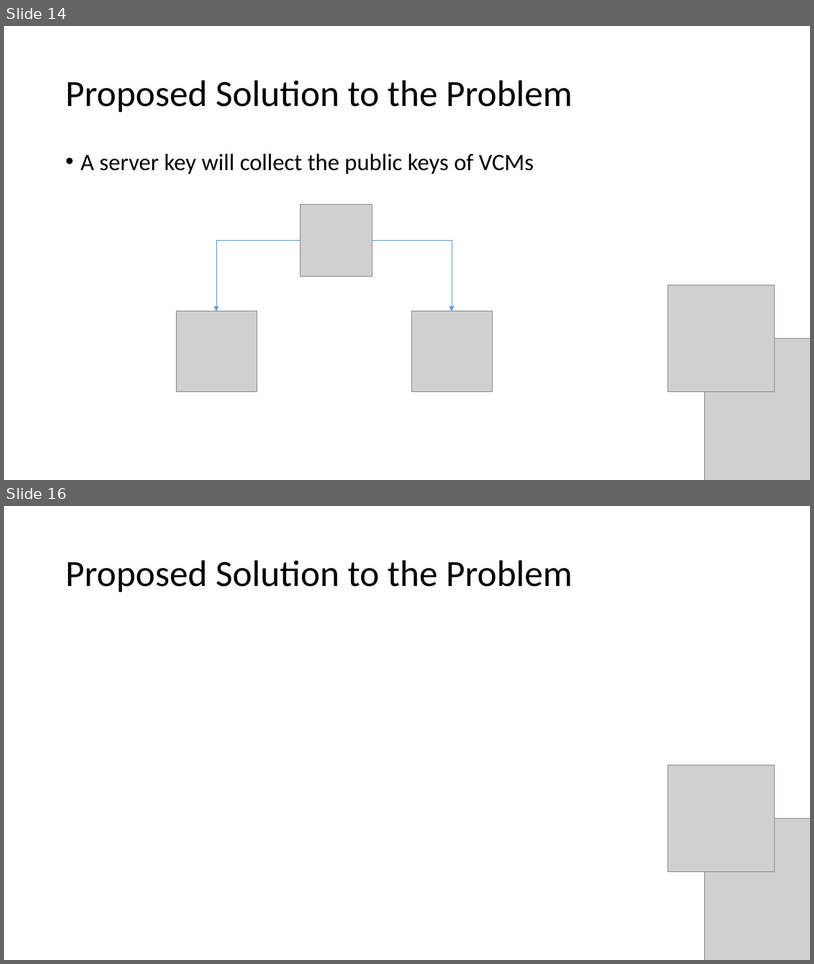
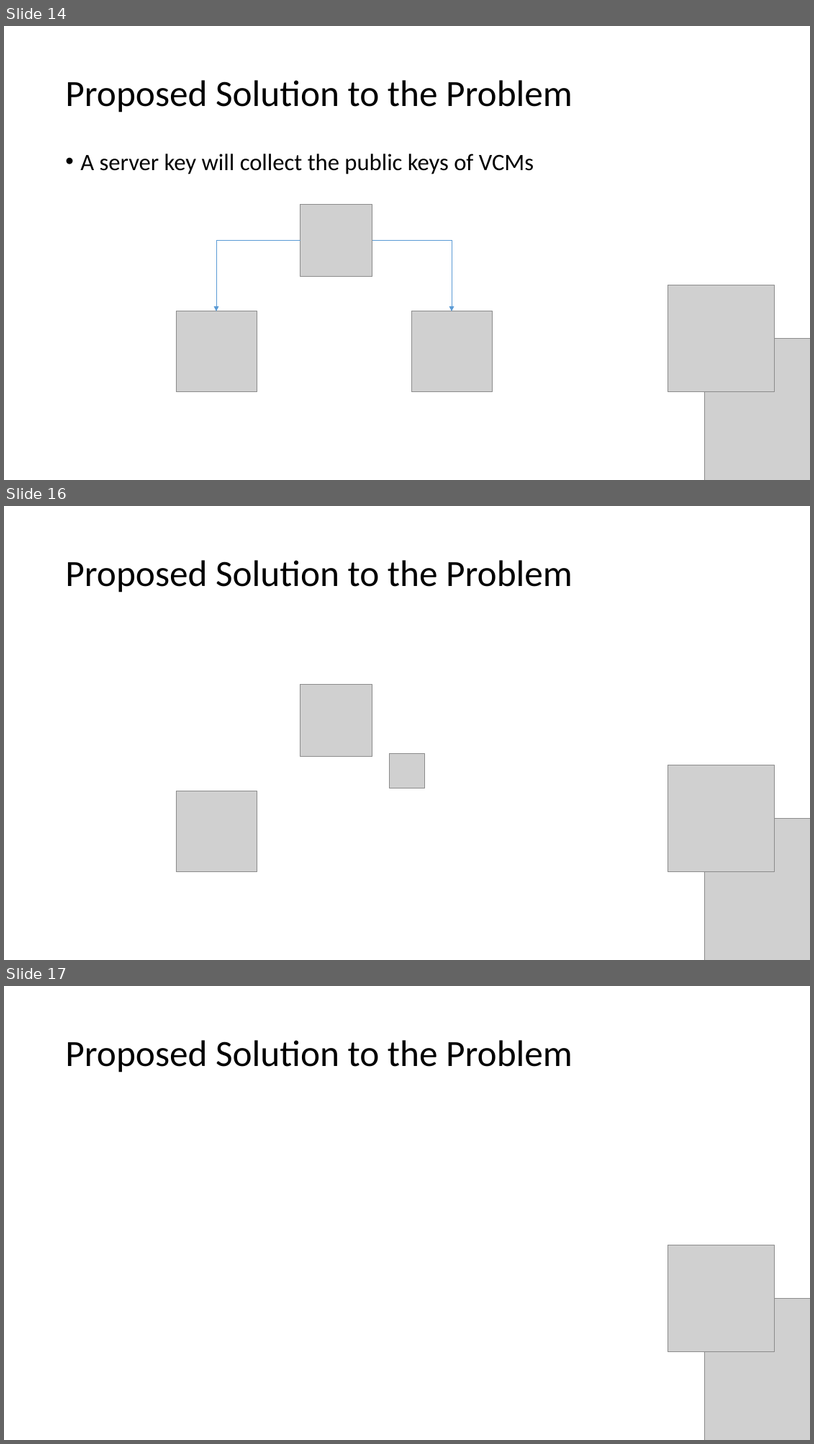
Before and after one commit to seans888/Project---Automate-Election, a slide deck: Documentation/Research Paper/CSPROJ Presentation.pptx. Shown one above the other, each under a label of ours: slides 14 and 16 before the commit, slides 14, 16 and 17 after it; the slides between them are not shown. The pictures are 814x964 and 814x1444 pixels, drawn with LibreOffice and Linux fonts; fonts in the diff are those of the drawing; grey boxes stand for pictures. Boxes give left, top, right and bottom in pixels: in the first picture for what was removed or moved away, otherwise in the second. Text is boxed around its words. In the diff, an @@ line names an element or a change of style, - is before the commit and + after.

```diff
--- a/Documentation/Research Paper/CSPROJ Presentation.pptx
+++ b/Documentation/Research Paper/CSPROJ Presentation.pptx
@@ slide 16 added at [4, 506, 810, 960], background #FFFFFF @@
@@ title added at [65, 560, 573, 592], 44 pt, text #000000 @@
+Proposed Solution to the Problem
@@ picture added at [301, 685, 373, 757] @@
@@ picture added at [390, 754, 424, 788] @@
@@ picture added at [669, 765, 775, 871] @@
@@ picture added at [176, 791, 257, 871] @@
@@ picture added at [705, 818, 810, 960] @@
@@ what was slide 16 is now slide 17 @@
```
Also in this commit, not shown: 1 slide changed, 1 other file.
